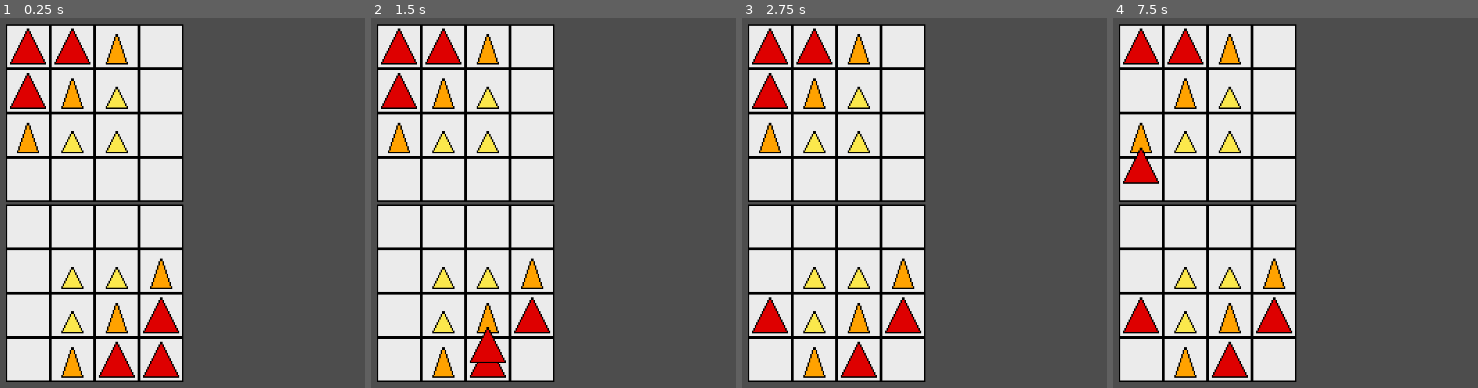
Above: before the commit, frames 1-4 (left to right).
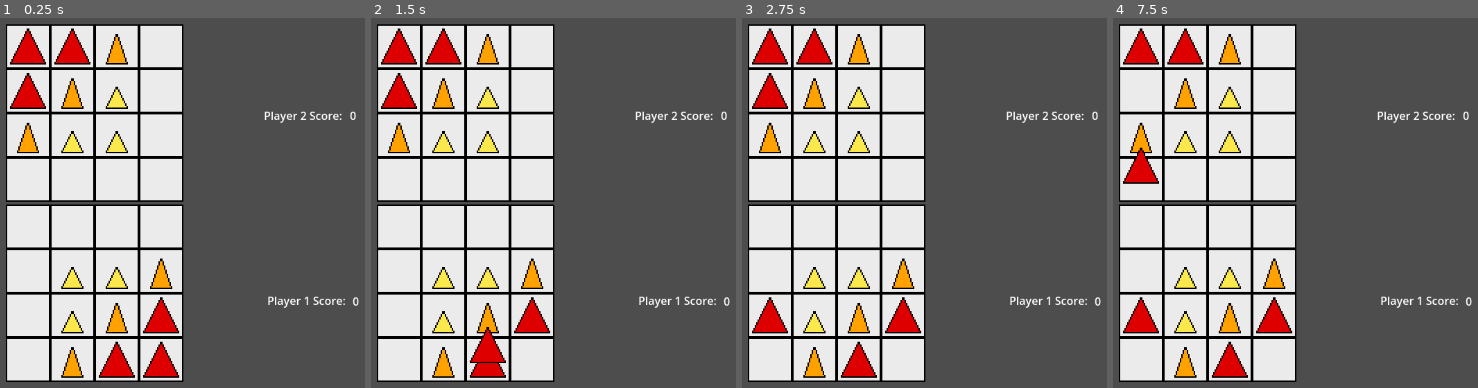
Above: after the commit, the same moments.

Repository: Lorenzo603/martian-chess
Game: Godot game, scene res://main.tscn
The game is run twice, just before and just after one commit, with the same random seed, the same clock (stepped at 60 frames per second) and the same inputs.
Inputs (mouse positions are in pixels of both pictures, inside the frame that each line leads up to):
- Up to frame 1 (0.25 s): no input
- Up to frame 2 (1.5 s): tap Enter at 0.5 s; drag from (487, 358) to (400, 269) at 0.52 s; drag from (531, 358) to (400, 314) at 1.27 s
- Up to frame 3 (2.75 s): tap Space at 2 s; move the mouse to (902, 314) at 2.02 s; click (902, 314) at 2.17 s
- Up to frame 4 (7.5 s): tap Enter at 2.75, 4.25 s; drag from (1186, 358) to (1229, 269) at 2.77 s; tap Space at 3.5, 5 s; drag from (1229, 314) to (1434, 203) at 3.52 s; drag from (1273, 269) to (1229, 358) at 4.27 s; move the mouse to (1186, 314) at 5.02 s; click (1186, 314) at 5.17 s; drag from (1186, 269) to (1233, 225) at 5.77 s; drag from (1229, 269) to (1142, 358) at 6.52 s; drag from (1142, 92) to (1142, 314) at 7.27 s

The runs differ from the first frame. In frame 1, 0.5% of the frame differs, in the area x 72-99%, y 25-79%; in frame 2, 0.5%; in frame 3, 0.5%; in frame 4, 0.5%.

Commit message:
add score calculation

Diff:
--- a/Board.gd
+++ b/Board.gd
@@ -1,4 +1,6 @@
 extends Node
+
+signal score_changed(player, new_score)
 
 const MAX_PLAYERS = 2
 
@@ -9,6 +11,12 @@
 	[],
 	[]
 ]
+
+const piece_value_map = {
+	"S": 1,
+	"M": 2,
+	"B": 3,
+}
 
 var board_state = [
 	["B", "B", "M", ""],
@@ -55,10 +63,14 @@
 		if board_state[destination_tile_x][destination_tile_y] != "":
 			captured_pieces[player_turn - 1].append(board_state[destination_tile_x][destination_tile_y])
 			has_captured = true
+			score_changed.emit(player_turn, _calculate_score(captured_pieces[player_turn - 1]))
 		board_state[starting_tile_x][starting_tile_y] = ""
 		board_state[destination_tile_x][destination_tile_y] = current_piece_type
 		update_player_turn()
 	return [is_movement_valid, has_captured]
+
+func _calculate_score(captured_pieces_list):
+	return captured_pieces_list.reduce(func(accum, piece_type): return accum + piece_value_map[piece_type], 0)
 
 func _is_piece_movement_valid(current_piece_type, starting_tile_x, starting_tile_y, destination_tile_x, destination_tile_y):
 	match current_piece_type:
--- /dev/null
+++ b/Player1Score.gd
@@ -0,0 +1,7 @@
+extends Label
+
+const player = 1
+
+func _on_board_score_changed(player, new_score):
+	if player == self.player:
+		text = str(new_score)
--- /dev/null
+++ b/Player2Score.gd
@@ -0,0 +1,7 @@
+extends Label
+
+const player = 2
+
+func _on_board_score_changed(player, new_score):
+	if player == self.player:
+		text = str(new_score)
--- a/main.tscn
+++ b/main.tscn
@@ -1,10 +1,12 @@
-[gd_scene load_steps=6 format=3 uid="uid://blb60kopg8ye8"]
+[gd_scene load_steps=8 format=3 uid="uid://blb60kopg8ye8"]
 
 [ext_resource type="PackedScene" uid="uid://b82v2l7odaygd" path="res://tile.tscn" id="1_8shwo"]
 [ext_resource type="Script" path="res://Board.gd" id="1_xp1cc"]
 [ext_resource type="PackedScene" uid="uid://ed6t1xygsgca" path="res://PieceBig.tscn" id="2_a7rm7"]
 [ext_resource type="PackedScene" uid="uid://cqqr1dhi5si2y" path="res://PieceMedium.tscn" id="3_72c2s"]
 [ext_resource type="PackedScene" uid="uid://cw3uwvcp8qyfv" path="res://PieceSmall.tscn" id="4_bhcof"]
+[ext_resource type="Script" path="res://Player1Score.gd" id="6_w420h"]
+[ext_resource type="Script" path="res://Player2Score.gd" id="7_mrr5a"]
 
 [node name="Main" type="Node"]
 
@@ -340,3 +342,36 @@
 starting_tile_x = 1
 starting_tile_y = 2
 starting_tile_ref = NodePath("../Board/Tile27")
+
+[node name="Label" type="Label" parent="."]
+offset_left = 557.0
+offset_top = 451.0
+offset_right = 674.0
+offset_bottom = 477.0
+text = "Player 1 Score: "
+
+[node name="Player1Score" type="Label" parent="."]
+offset_left = 680.0
+offset_top = 452.0
+offset_right = 770.0
+offset_bottom = 487.0
+text = "0"
+script = ExtResource("6_w420h")
+
+[node name="Label2" type="Label" parent="."]
+offset_left = 552.0
+offset_top = 184.0
+offset_right = 669.0
+offset_bottom = 210.0
+text = "Player 2 Score: "
+
+[node name="Player2Score" type="Label" parent="."]
+offset_left = 676.0
+offset_top = 184.0
+offset_right = 775.0
+offset_bottom = 210.0
+text = "0"
+script = ExtResource("7_mrr5a")
+
+[connection signal="score_changed" from="Board" to="Player1Score" method="_on_board_score_changed"]
+[connection signal="score_changed" from="Board" to="Player2Score" method="_on_board_score_changed"]
